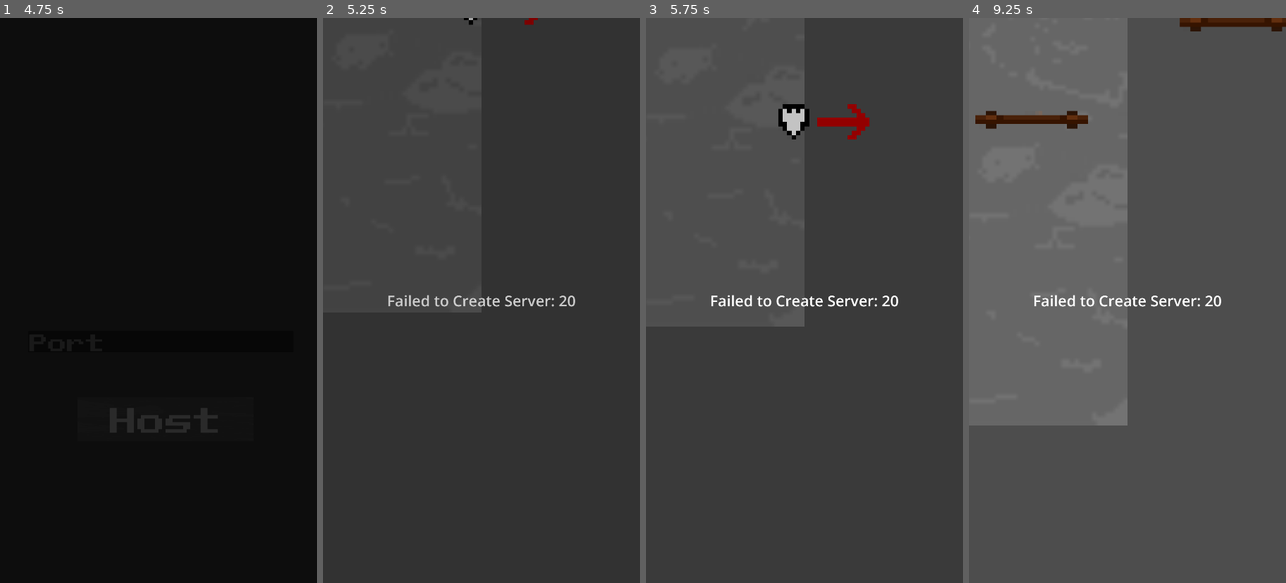
Above: before the commit, frames 1-4 (left to right).
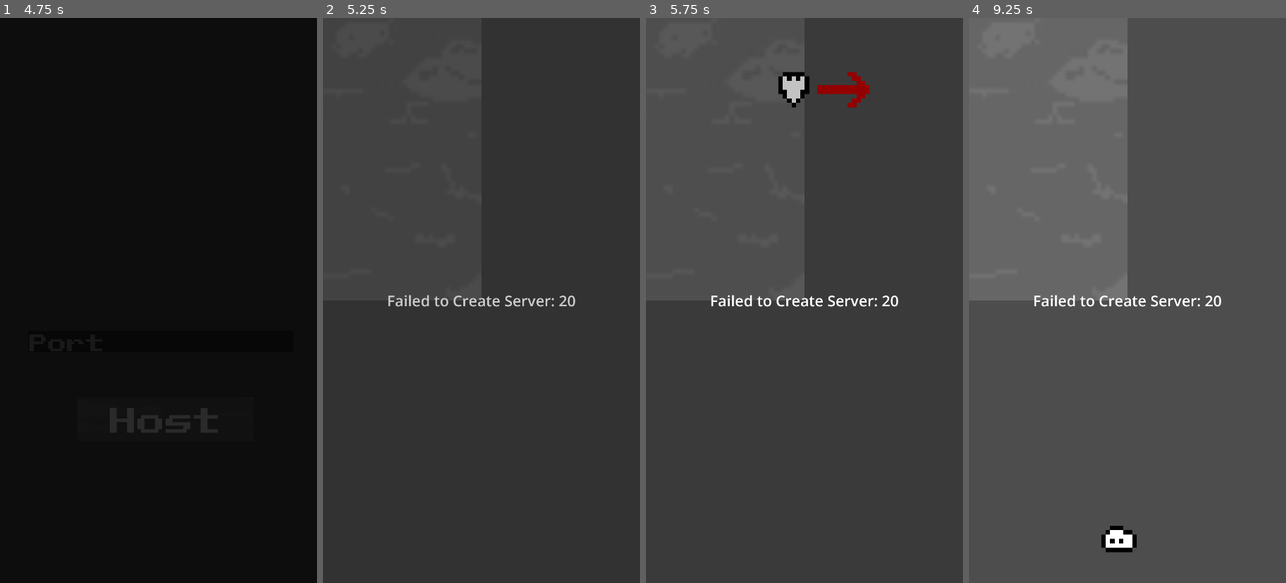
Above: after the commit, the same moments.

Repository: Koloss0/Out-Of-The-Gutter
Game: Godot game, scene res://Scenes/title_page.tscn
Two runs of this game, one before a commit and one after it. Both use one fixed random seed, a clock stepped at 60 frames per second and the inputs below.
Inputs (mouse positions are in pixels of both pictures, inside the frame that each line leads up to):
- Up to frame 1 (4.75 s): click "START" at 0.5 s; move the mouse to (228, 272) at 1.27 s; hold Right (ui_right) 1.28-2.03 s; click (228, 272) at 1.42 s; tap Enter at 2 s; move the mouse to (95, 328) at 2.02 s; hold Left (ui_left) 2.03-2.75 s; click "HOST" at 2.75 s; click (161, 340) at 3.52 s; type "12" at 3.6 s; click "Host" at 4.25 s
- Up to frame 2 (5.25 s): move the mouse to (513, 176) at 5.02 s; hold Right (ui_right) from 5.03 s (still down)
- Up to frame 3 (5.75 s): keep holding Right (ui_right)
- Up to frame 4 (9.25 s): move the mouse to (1117, 125) at 5.77 s; click (1117, 125) at 5.92 s; move the mouse to (1222, 385) at 6.52 s; release Right (ui_right) at 6.53 s; hold Left (ui_left) 6.53-8.78 s; move the mouse to (1032, 215) at 7.27 s; move the mouse to (1143, 300) at 8.02 s; click (1143, 300) at 8.17 s; move the mouse to (1079, 159) at 8.77 s; hold Right (ui_right) from 8.78 s (still down)

Frame 1 is identical in both runs. In frame 2, 0.2% of the frame differs, in the area x 39-68%, y 0-53%; in frame 3, 2.0%; in frame 4, 13%, in the area x 0-100%, y 0-95%.

Commit message:
Fix Camera

Diff:
--- a/Scripts/PlatformGenerator.gd
+++ b/Scripts/PlatformGenerator.gd
@@ -26,9 +26,6 @@
 	generate_map(2, 23)
 	#$Camera2D.zoom = Vector2(0.1, 0.1)
 	pass
-
-func _process(delta: float) -> void:
-	%Camera2D.position += Vector2(0, -2)
 
 func generate_map(height : int, seed : int):
 	var random : RandomNumberGenerator = RandomNumberGenerator.new()
